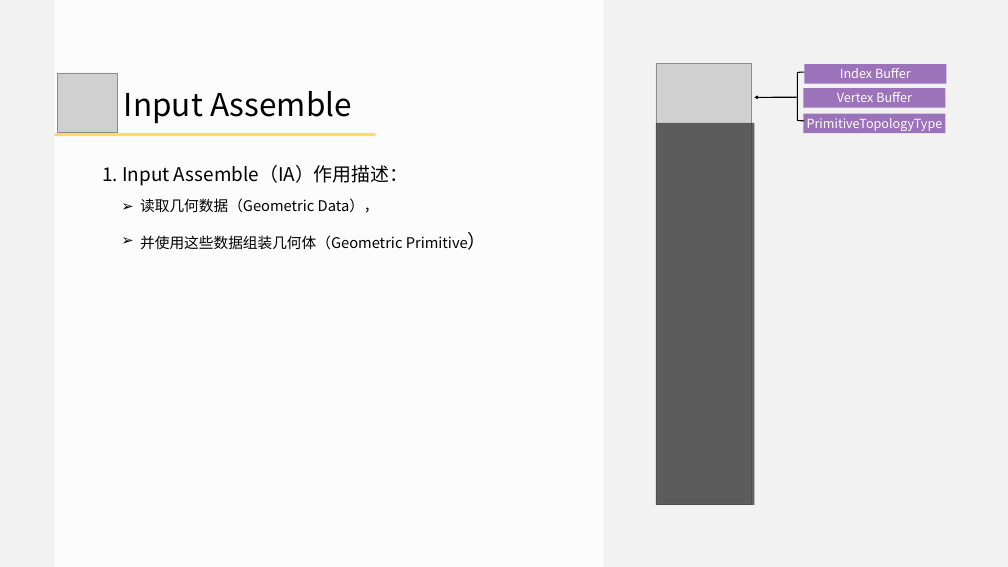
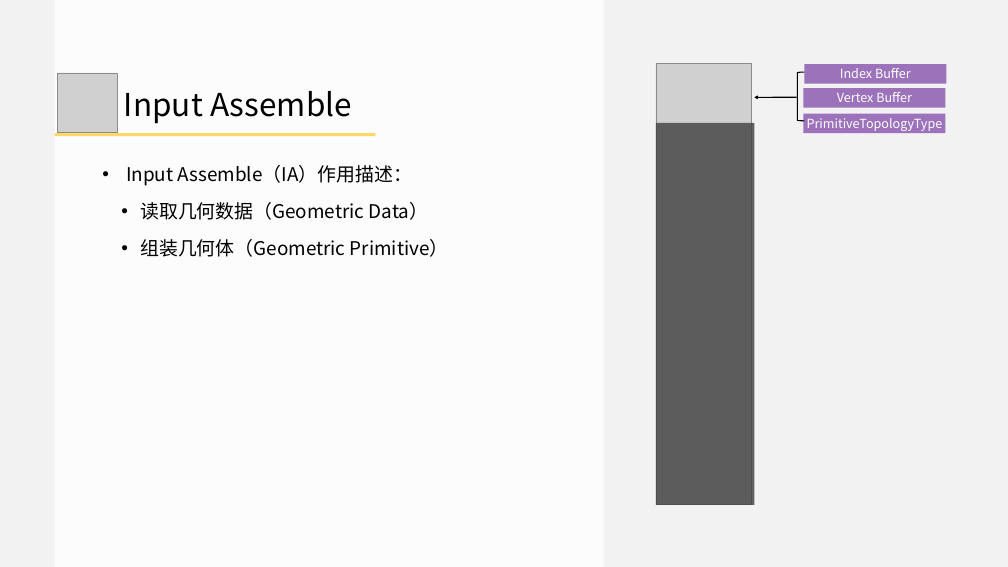
Before and after one commit to doomlover/KSGameEngineTutorials, a slide deck: slide 9 of PPTs/03.深入DX12绘制一.pptx. Drawn at 1008x567 pixels with LibreOffice and Linux fonts; fonts in the diff are those of the drawing; grey boxes stand for pictures. Boxes give left, top, right and bottom in pixels: in the first picture for what was removed or moved away, otherwise in the second. Text is boxed around its words. In the diff, an @@ line names an element or a change of style, - is before the commit and + after.

```diff
--- a/PPTs/03.深入DX12绘制一.pptx
+++ b/PPTs/03.深入DX12绘制一.pptx
@@ text at (x1=126, y1=165, x2=449, y2=257): text changed; size 28 to 36 pt @@
-1. Input Assemble（IA）作用描述：
-  ➢ 读取几何数据（Geometric Data），
-  ➢ 并使用这些数据组装几何体（Geometric Primitive）
+• Input Assemble（IA）作用描述：
+  • 读取几何数据（Geometric Data）
+  • 组装几何体（Geometric Primitive）
```
Also in this commit, not shown: 28 other slides changed, 1 slide added.
